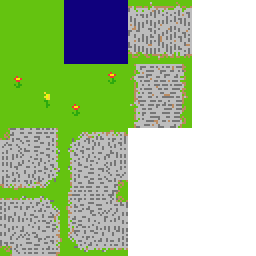
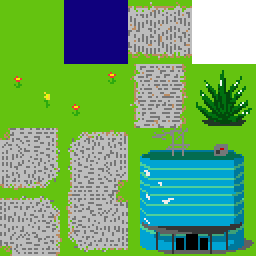
Before/after of a 256×256 layered artwork. What changed in the layer stack:
added layer "레이어 15" above "레이어 14" over [192,64,256,128]
added layer "레이어 14" above "레이어 13" over [192,128,256,192]
added layer "레이어 13" above "레이어 12" over [128,128,192,192]
added layer "레이어 12" above "레이어 11" over [192,192,256,256]
added layer "레이어 11" above "레이어 10" over [128,192,192,256]
